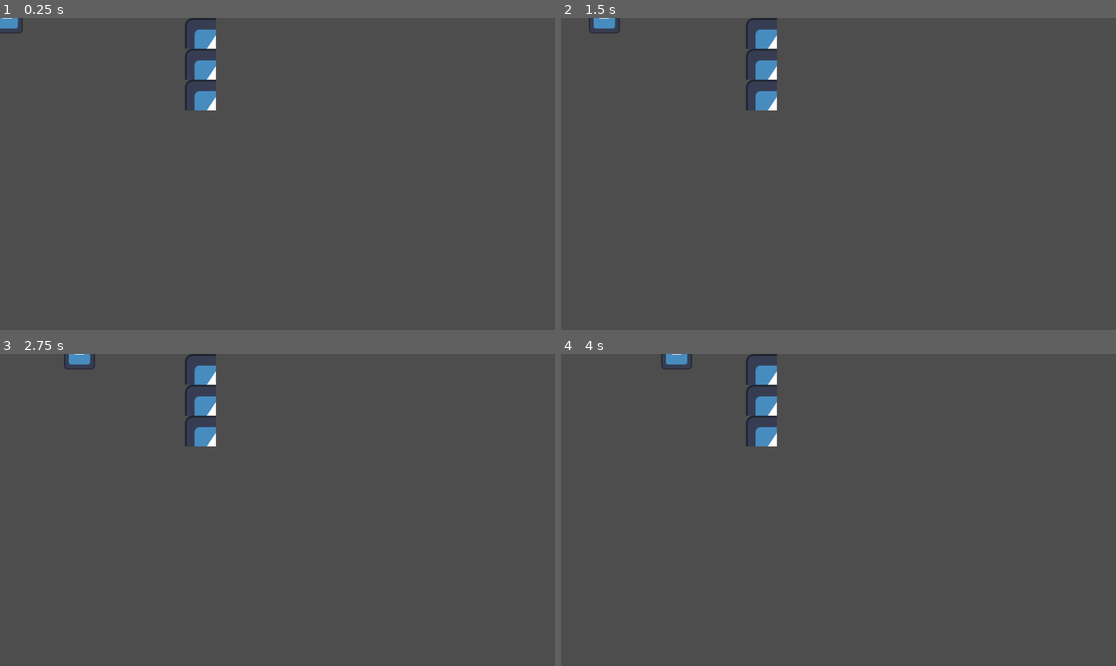
Above: before the commit, frames 1-4 (two rows, left to right).
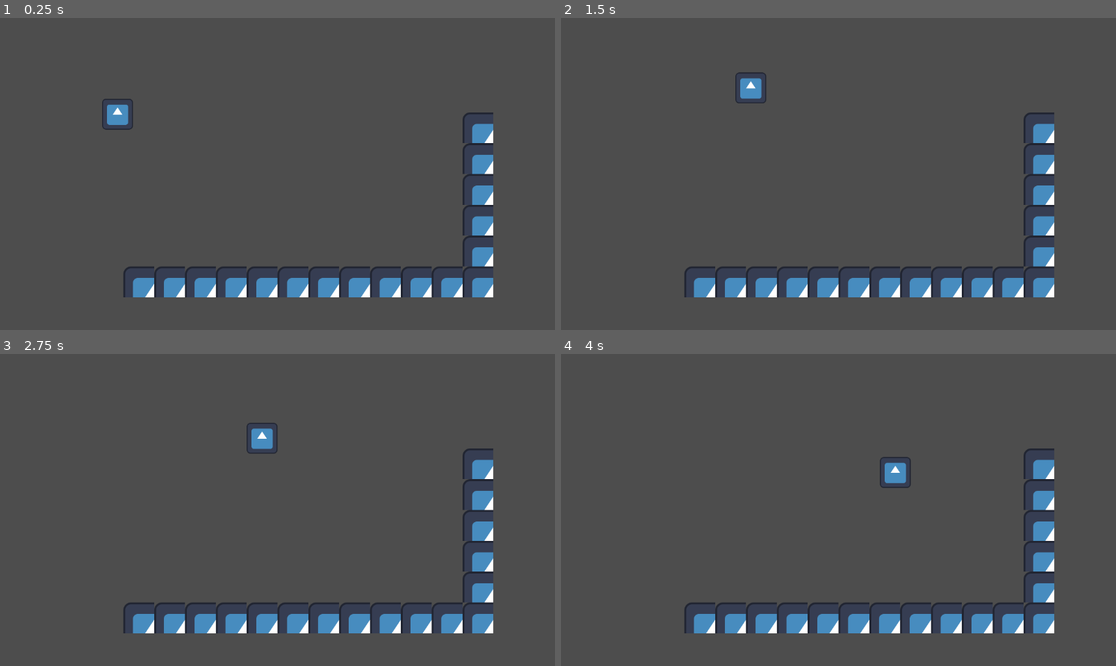
Above: after the commit, the same moments.

Repository: Will-Cupa/curvy-blast
Game: Godot game, scene res://scenes/tutoriel.tscn
Same seed, same stepped clock (60 frames per second), same inputs: the game is played once before the commit and once after it. The engine's default icon, where the game draws it, is replaced by a stand-in: a white triangle on a blue panel in a dark square.
Inputs:
- Up to frame 1 (0.25 s): no input
- Up to frame 2 (1.5 s): tap Enter (ui_accept) at 0.5, 0.77 s; hold Right (ui_right) from 0.53 s (still down)
- Up to frame 3 (2.75 s): tap Enter (ui_accept) at 1.52 s; release Right (ui_right) at 2.03 s; hold Left (ui_left) from 2.03 s (still down)
- Up to frame 4 (4 s): release Left (ui_left) at 2.78 s; hold Right (ui_right) from 2.78 s (still down); tap Enter (ui_accept) at 3.02, 3.77 s

The runs differ from the first frame. In frame 1, 6.6% of the frame differs, in the area x 0-89%, y 0-90%; in frame 2, 6.5%; in frame 3, 6.6%; in frame 4, 6.7%, in the area x 18-89%, y 0-90%.

Commit message:
finalisation des fonctions de courbe du personnage

Diff:
--- a/curvy-blast-the-game/project.godot
+++ b/curvy-blast-the-game/project.godot
@@ -12,7 +12,7 @@
 
 config/name="Curvy blast the game"
 run/main_scene="res://scenes/tutoriel.tscn"
-config/features=PackedStringArray("4.2", "Forward Plus")
+config/features=PackedStringArray("4.3", "Forward Plus")
 config/icon="res://assets/icon.svg"
 
 [dotnet]
--- a/curvy-blast-the-game/scenes/tutoriel.tscn
+++ b/curvy-blast-the-game/scenes/tutoriel.tscn
@@ -7,19 +7,11 @@
 texture = ExtResource("1_dnt8h")
 texture_region_size = Vector2i(64, 64)
 0:0/0 = 0
-0:0/0/physics_layer_0/linear_velocity = Vector2(0, 0)
-0:0/0/physics_layer_0/angular_velocity = 0.0
 0:0/0/physics_layer_0/polygon_0/points = PackedVector2Array(-32, -32, 32, -32, 32, 32, -32, 32)
 1:0/0 = 0
-1:0/0/physics_layer_0/linear_velocity = Vector2(0, 0)
-1:0/0/physics_layer_0/angular_velocity = 0.0
 1:0/0/physics_layer_0/polygon_0/points = PackedVector2Array(-32, -32, 32, -32, 32, 32, -32, 32)
 0:1/0 = 0
-0:1/0/physics_layer_0/linear_velocity = Vector2(0, 0)
-0:1/0/physics_layer_0/angular_velocity = 0.0
 1:1/0 = 0
-1:1/0/physics_layer_0/linear_velocity = Vector2(0, 0)
-1:1/0/physics_layer_0/angular_velocity = 0.0
 
 [sub_resource type="TileSet" id="TileSet_ssfd8"]
 tile_size = Vector2i(64, 64)
@@ -31,7 +23,10 @@
 [node name="TileMap" type="TileMap" parent="."]
 tile_set = SubResource("TileSet_ssfd8")
 format = 2
-layer_0/tile_data = PackedInt32Array(-131066, 0, 0, -65530, 0, 0, 6, 0, 0, 65542, 0, 0, 131078, 0, 0)
+layer_0/tile_data = PackedInt32Array(-131066, 0, 0, -65530, 0, 0, 6, 0, 0, 65542, 0, 0, 131078, 0, 0, 196614, 0, 0, 196613, 0, 0, 196612, 0, 0, 196611, 0, 0, 196610, 0, 0, 196609, 0, 0, 196608, 0, 0, 262143, 0, 0, 262142, 0, 0, 262141, 0, 0, 262140, 0, 0, 262139, 0, 0)
 
 [node name="CharacterBody2D" parent="." instance=ExtResource("1_qapnw")]
 unique_name_in_owner = true
+position = Vector2(-362, -4)
+
+[node name="Camera2D" type="Camera2D" parent="."]
--- a/curvy-blast-the-game/scripts/player.gd
+++ b/curvy-blast-the-game/scripts/player.gd
@@ -4,11 +4,16 @@
 const SPEED = 300.0
 const JUMP_VELOCITY = -400.0
 
+const CANNON_VELOCITY = 2
+var XYScale = 30
+
 # Get the gravity from the project settings to be synced with RigidBody nodes.
 var gravity = ProjectSettings.get_setting("physics/2d/default_gravity")
 
 var expression = Expression.new()
 var cannoned = true
+var inCannon = false
+var functionCurve  = "2*cos(x)+4"
 
 func calcule(f):
 	var error = expression.parse(f)
@@ -17,31 +22,40 @@
 		return
 	var result = expression.execute()
 	if not expression.has_execute_failed():
+		#print(result)
 		return result
 
 func shoot(f):
-	var error = expression.parse(f)
-	if error == OK:
-		cannoned = true
+	if(inCannon):
+		var error = expression.parse(f)
+		if error == OK:
+			cannoned = true
+			inCannon = false
 
+			functionCurve = f
+
+			#changer d'annimation
+
+func enterCanon(x,y):
+	inCannon = true
+	cannoned = false
+
+	#ajouter l'apparition de l'interface
+	#changer d'annimation
 
 func _physics_process(delta):
 
+	if(cannoned):
+		position.x += CANNON_VELOCITY
 
-	if(cannoned):
-		position.x += 1
+		var res = calcule(functionCurve.replace("x","("+str(position.x)+"/"+str(XYScale)+".0)"))
 
-		#var res = calcule(str(position.x) + "+2");
-		var res = calcule("( ");
 		if (res != null):
-			position.y = res
-
+			position.y = -res*XYScale
 
 		var collision = move_and_collide(velocity * delta,true)
-
 		if (collision):
 			cannoned = false
-			print("ok")
 
 	else:
 		# Add the gravity.
Not shown: 1 places in curvy-blast-the-game/scenes/tutoriel.tscn that only renumber resources
